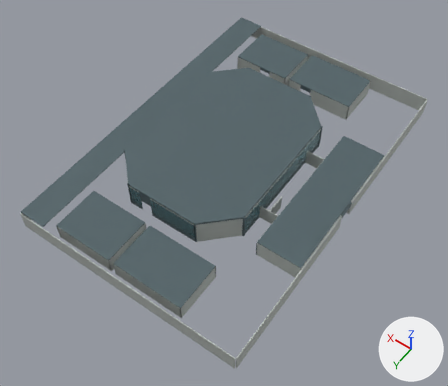
An edit to the glTF model BlenderCatalogue/assets/secondary_engineering_section/exports/AST-ENG-008.glb, drawn before and after from the same camera.
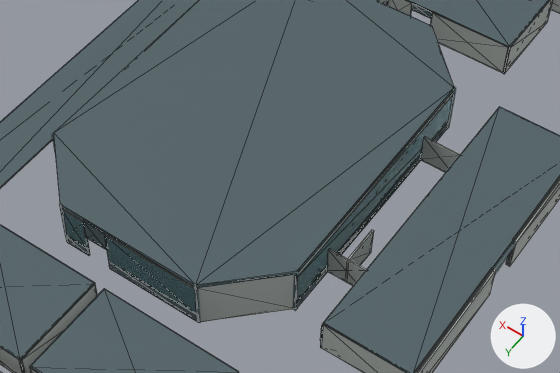
Old and new are each drawn whole from a 50 mm camera at (-12.0, 497.2, 96.9) aimed at (30.0, 438.2, 4.3) and again close up on the part from 22% to 83% of the width and 22% to 69% of the height. Lighting does not change. The marker at lower right points along +X, +Y and +Z. The first two pictures are the older version. The close-ups show mesh edges as thin lines.

The first close-up shows 'boundary_west_wall0', 'control_ceiling', 'east_street_ceiling', 'hall_face_1_glass0', 'hall_face_1_glass2', 'hall_face_7_glass0', 'hall_facet_0', 'hall_faceted_soffit', 'technical_staging_ceiling', 'visitor_ceiling', 'visitor_north_wall0', 'workbay_ceiling', 'workbay_north_wall0' and 26 more.
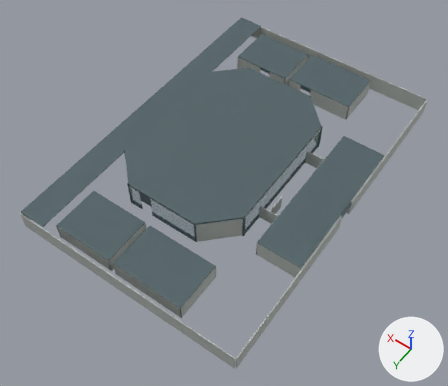
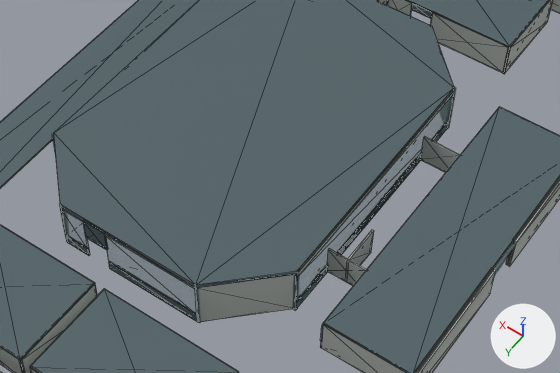
What changed in the scene script:
```text
Add mat_astraea_bridge_pressure_glass:
    mat_astraea_bridge_pressure_glass = principled_material('ASTRAEA_bridge_pressure_glass')
    mat_astraea_bridge_pressure_glass.base_color = (0.23, 0.42, 0.44)  # greyish cyan #84adb1
    mat_astraea_bridge_pressure_glass.metallic = 0.08
    mat_astraea_bridge_pressure_glass.roughness = 0.22
    mat_astraea_bridge_pressure_glass.alpha = 0.28
Change me_hall_face_1_glass0:
    where me_hall_face_1_glass0.from_pydata(...)  # 8 vertices, 12 faces; spans x 27.0..36.8, y 450.82..451.0, z 7.0..10.85
    remove me_hall_face_1_glass0.materials.append(mat_section_sealed_glass)  # cyan #619099
    add me_hall_face_1_glass0.materials.append(mat_astraea_bridge_pressure_glass)  # greyish cyan #84adb1
Change me_hall_face_1_glass2:
    where me_hall_face_1_glass2.from_pydata(...)  # 8 vertices, 12 faces; spans x 39.2..41.7, y 450.82..451.0, z 7.0..10.85
    remove me_hall_face_1_glass2.materials.append(mat_section_sealed_glass)  # cyan #619099
    add me_hall_face_1_glass2.materials.append(mat_astraea_bridge_pressure_glass)  # greyish cyan #84adb1
Change me_hall_face_7_glass0:
    where me_hall_face_7_glass0.from_pydata(...)  # 8 vertices, 12 faces; spans x 20.9..21.1, y 419.0..445.0, z 7.0..10.9
    remove me_hall_face_7_glass0.materials.append(mat_section_sealed_glass)  # cyan #619099
    add me_hall_face_7_glass0.materials.append(mat_astraea_bridge_pressure_glass)  # greyish cyan #84adb1
```

What differs and where, as boxes [x1, y1, x2, y2] in the close-ups (560 x 373 px):
'hall_face_7_glass0', recoloured
    both: [299, 96, 453, 298]
'hall_face_1_glass0', recoloured
    both: [105, 236, 198, 316]
'hall_face_1_glass2', recoloured
    both: [62, 211, 89, 249]
